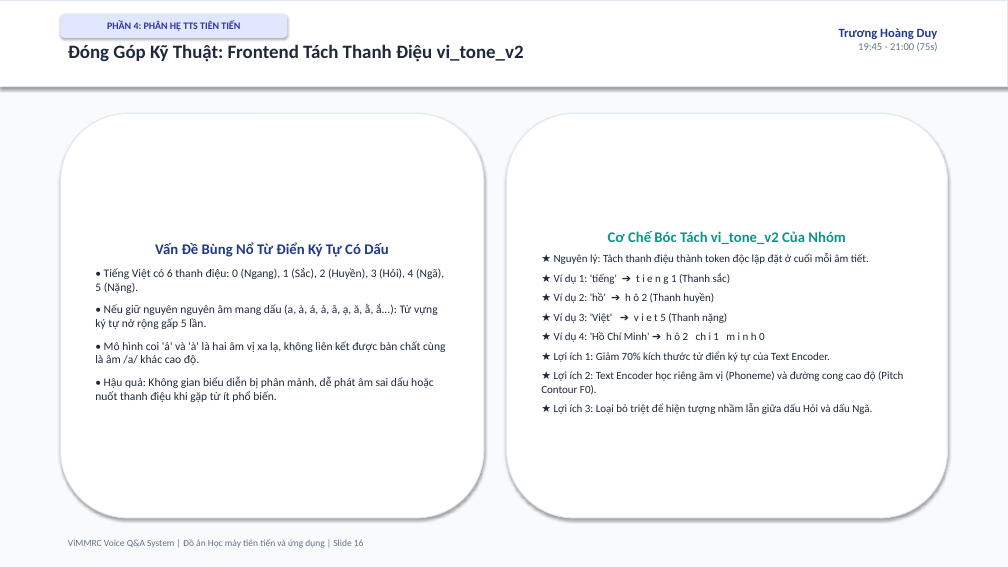
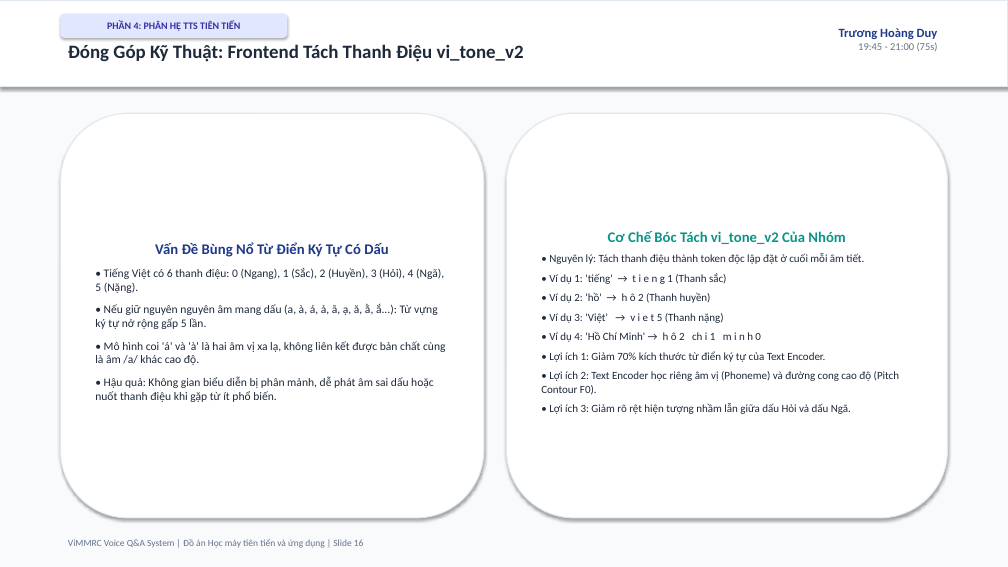
Before and after one commit to ngohuy04022000/vimmrc-qa-voice, a slide deck: slide 16 of docs/ViMMRC_Presentation_30min.pptx. Drawn at 1008x567 pixels with LibreOffice and Linux fonts; fonts in the diff are those of the drawing. Boxes give left, top, right and bottom in pixels: in the first picture for what was removed or moved away, otherwise in the second. Text is boxed around its words. In the diff, an @@ line names an element or a change of style, - is before the commit and + after.

```diff
--- a/docs/ViMMRC_Presentation_30min.pptx
+++ b/docs/ViMMRC_Presentation_30min.pptx
@@ text in rounded rectangle at (x1=541, y1=253, x2=899, y2=414): text changed @@
-★ Nguyên lý: Tách thanh điệu thành token độc lập đặt ở cuối mỗi âm tiết.
-★ Ví dụ 1: 'tiếng' ➔ t i e n g 1 (Thanh sắc)
-★ Ví dụ 2: 'hồ' ➔ h ô 2 (Thanh huyền)
-★ Ví dụ 3: 'Việt' ➔ v i e t 5 (Thanh nặng)
-★ Ví dụ 4: 'Hồ Chí Minh' ➔ h ô 2 ch i 1 m i n h 0
-★ Lợi ích 1: Giảm 70% kích thước từ điển ký tự của Text Encoder.
-★ Lợi ích 2: Text Encoder học riêng âm vị (Phoneme) và đường cong cao độ (Pitch Contour F0).
-★ Lợi ích 3: Loại bỏ triệt để hiện tượng nhầm lẫn giữa dấu Hỏi và dấu Ngã.
+• Nguyên lý: Tách thanh điệu thành token độc lập đặt ở cuối mỗi âm tiết.
+• Ví dụ 1: 'tiếng' → t i e n g 1 (Thanh sắc)
+• Ví dụ 2: 'hồ' → h ô 2 (Thanh huyền)
+• Ví dụ 3: 'Việt' → v i e t 5 (Thanh nặng)
+• Ví dụ 4: 'Hồ Chí Minh' → h ô 2 ch i 1 m i n h 0
+• Lợi ích 1: Giảm 70% kích thước từ điển ký tự của Text Encoder.
+• Lợi ích 2: Text Encoder học riêng âm vị (Phoneme) và đường cong cao độ (Pitch Contour F0).
+• Lợi ích 3: Giảm rõ rệt hiện tượng nhầm lẫn giữa dấu Hỏi và dấu Ngã.
```
Also in this commit, not shown: 19 other slides changed, 24 other files.
